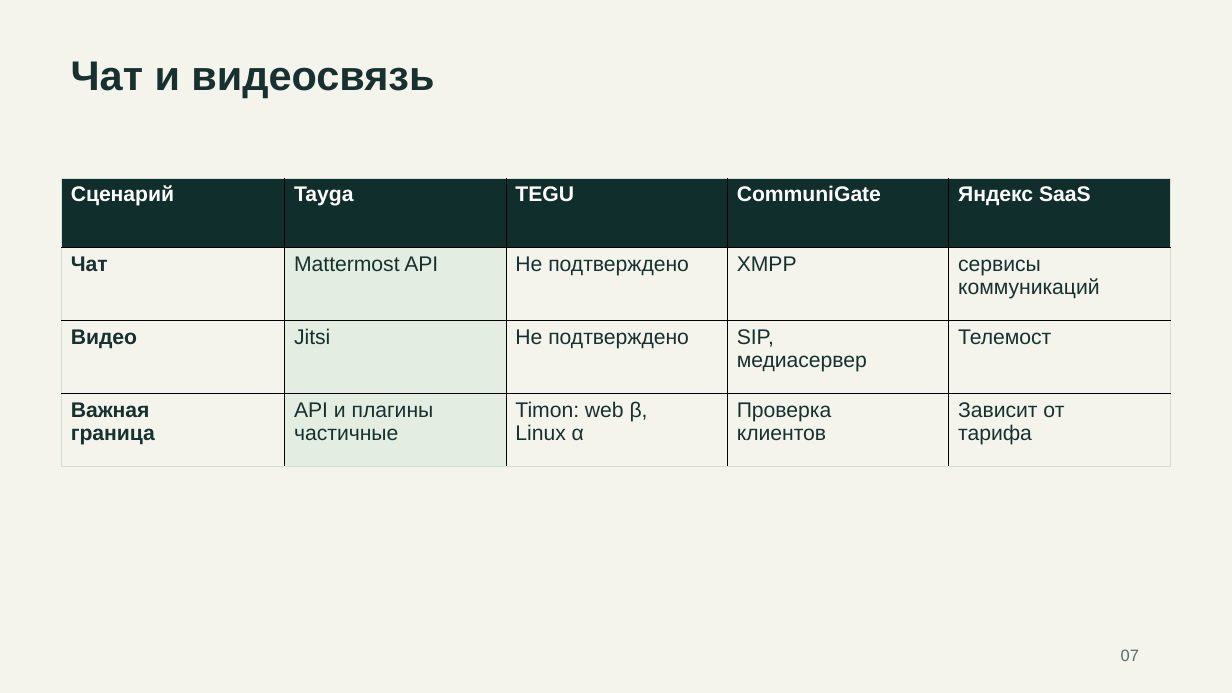
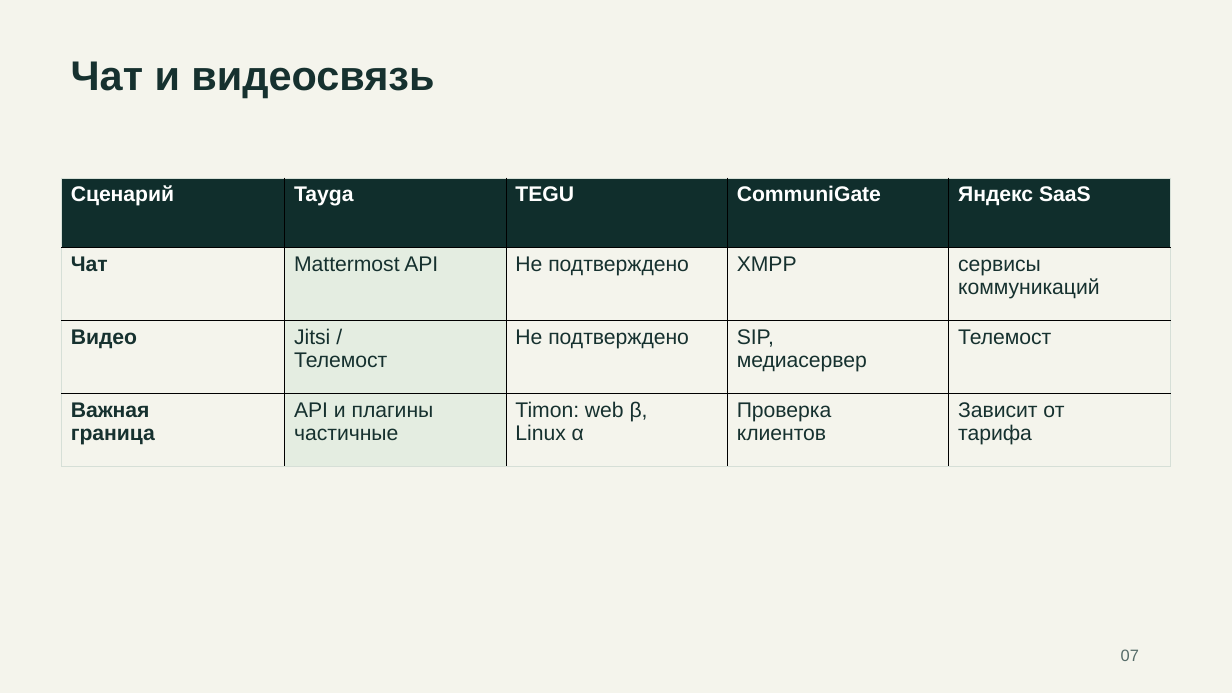
Before and after one commit to rkislov/tayga-mail-server, a slide deck: slide 7 of docs/presentations/tayga-competitors-2026-11-19.pptx. Drawn at 1232x693 pixels with LibreOffice and Linux fonts; fonts in the diff are those of the drawing. Boxes give left, top, right and bottom in pixels: in the first picture for what was removed or moved away, otherwise in the second. Text is boxed around its words. In the diff, an @@ line names an element or a change of style, - is before the commit and + after.

```diff
--- a/docs/presentations/tayga-competitors-2026-11-19.pptx
+++ b/docs/presentations/tayga-competitors-2026-11-19.pptx
@@ table at (62,178,1173,541) @@
-row 3, column 2: Jitsi
+row 3, column 2: Jitsi / / Телемост
```
Also in this commit, not shown: 10 other slides changed, 12 slides added, 4 other files.
